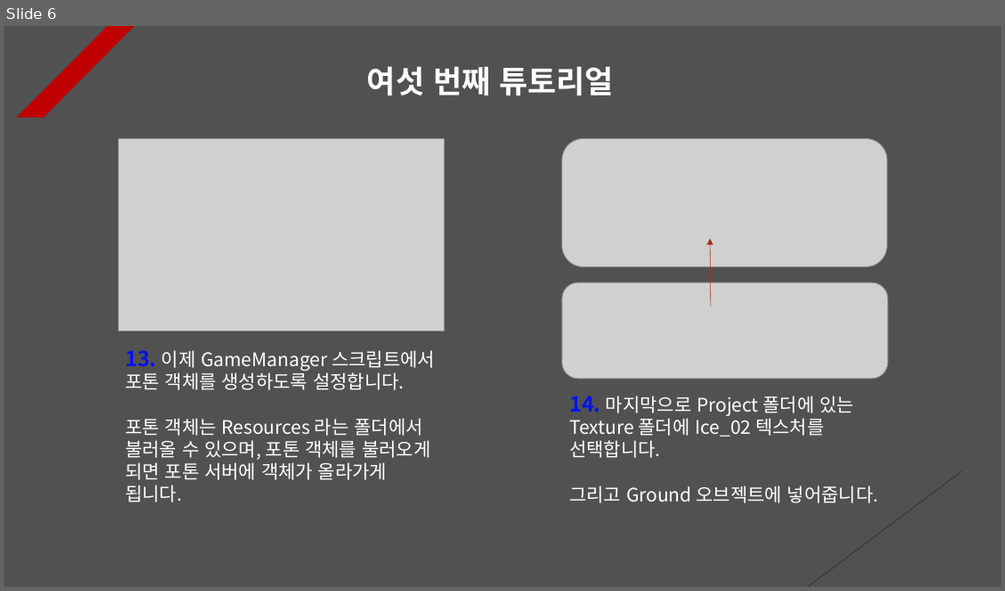
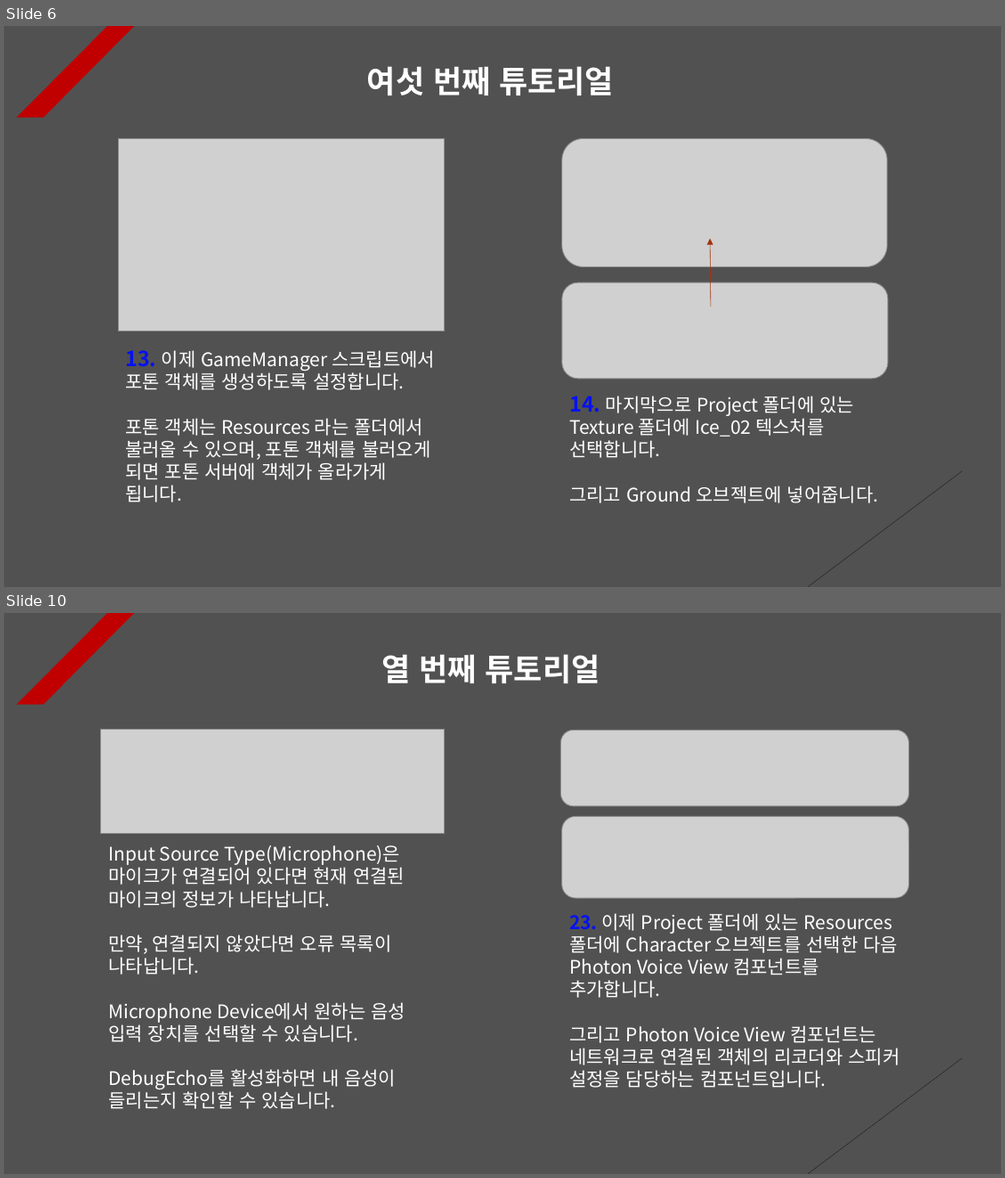
Before and after one commit to Unity2033/3D-UnityEngine, a slide deck: Assets/Class/Photon Server/PPT Data/Photon Synchronization.pptx. Shown one above the other, each under a label of ours: slide 6 before the commit, slides 6 and 10 after it; the slides between them are not shown. The pictures are 1005x591 and 1005x1178 pixels, drawn with LibreOffice and Linux fonts; fonts in the diff are those of the drawing; grey boxes stand for pictures. Boxes give left, top, right and bottom in pixels: in the first picture for what was removed or moved away, otherwise in the second. Text is boxed around its words. In the diff, an @@ line names an element or a change of style, - is before the commit and + after.

Commit message:
Photon Voice Tutorial Renewal
- Photon Voice material update

```diff
--- a/Assets/Class/Photon Server/PPT Data/Photon Synchronization.pptx
+++ b/Assets/Class/Photon Server/PPT Data/Photon Synchronization.pptx
@@ slide 10 added at bbox=[4, 613, 1001, 1174], background #515151; not listed: 2 template elements that a slide beside it also shows @@
@@ text added at bbox=[382, 654, 600, 683], 30 pt, text #FFFFFF, bold @@
+열 번째 튜토리얼
@@ picture added at bbox=[100, 729, 444, 833] @@
@@ picture added at bbox=[561, 730, 909, 806] @@
@@ picture added at bbox=[562, 817, 909, 898] @@
@@ text added at bbox=[108, 845, 405, 1109], 18 pt, text #FFFFFF @@
+Input Source Type(Microphone)은 마이크가 연결되어 있다면 현재 연결된 마이크의 정보가 나타납니다.
+만약, 연결되지 않았다면 오류 목록이 나타납니다.
+Microphone Device에서 원하는 음성 입력 장치를 선택할 수 있습니다.
+DebugEcho를 활성화하면 내 음성이 들리는지 확인할 수 있습니다.
@@ text added at bbox=[569, 913, 899, 1087], 18 pt, text #FFFFFF @@
+23. 이제 Project 폴더에 있는 Resources 폴더에 Character 오브젝트를 선택한 다음 Photon Voice View 컴포넌트를 추가합니다.
+그리고 Photon Voice View 컴포넌트는 네트워크로 연결된 객체의 리코더와 스피커 설정을 담당하는 컴포넌트입니다.
```
Also in this commit, not shown: 5 other slides added, 5 other files.
